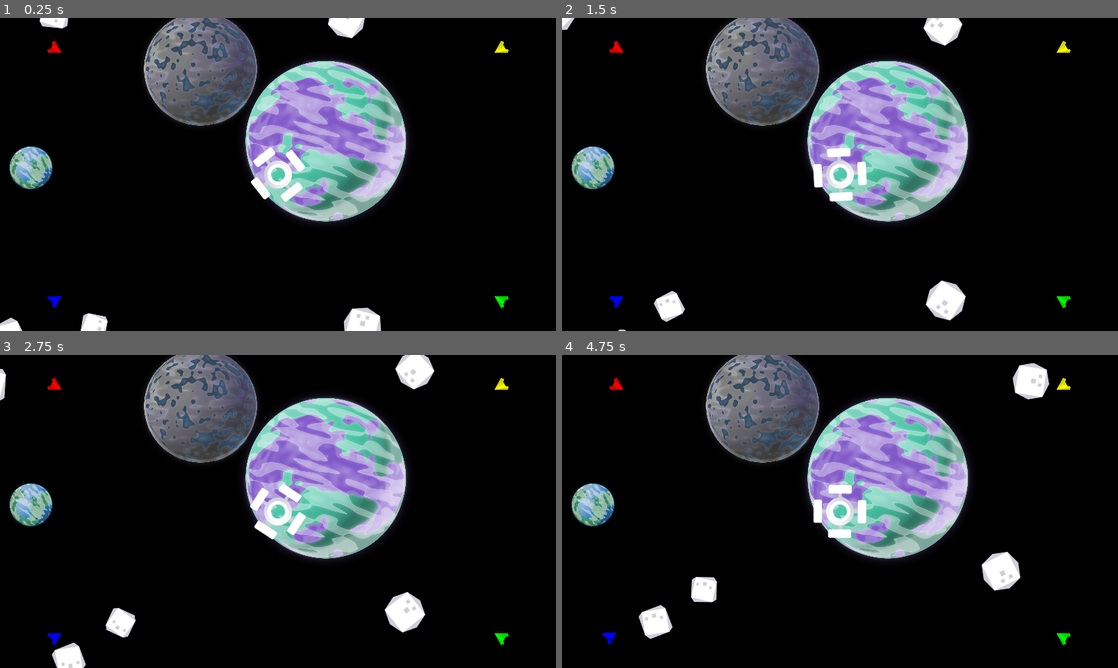
Above: before the commit, frames 1-4 (two rows, left to right).
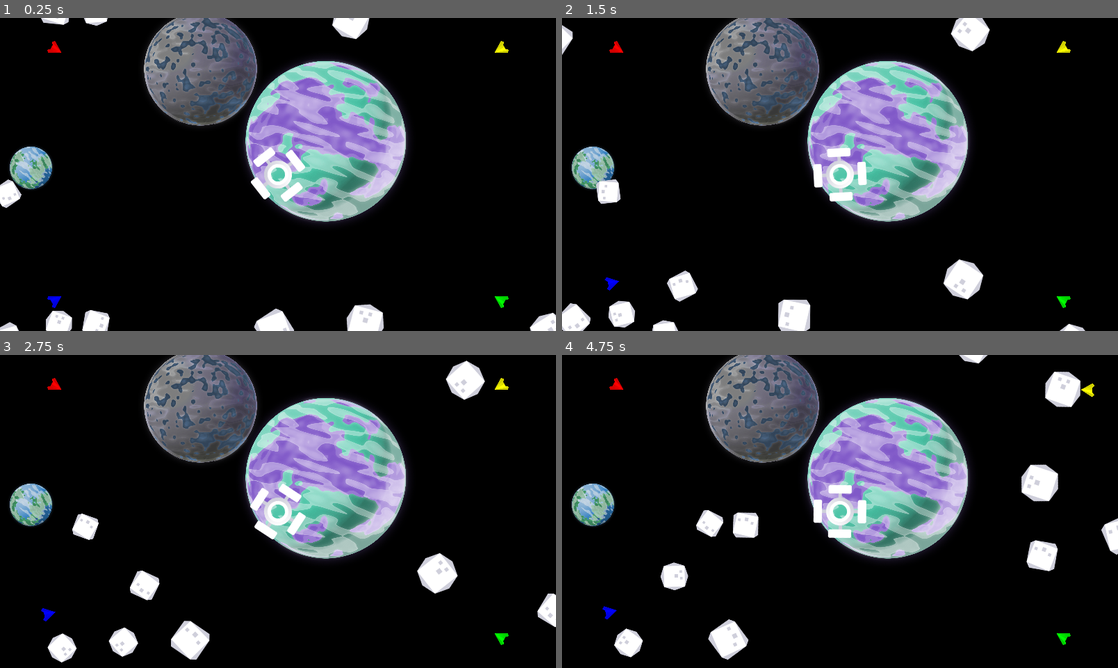
Above: after the commit, the same moments.

Repository: Teeohbee/CelestialMeadow
Game: Godot game, scene res://main.tscn
The game is run twice, just before and just after one commit, with the same random seed, the same clock (stepped at 60 frames per second) and the same inputs.
Inputs:
- Up to frame 1 (0.25 s): no input
- Up to frame 2 (1.5 s): no input
- Up to frame 3 (2.75 s): no input
- Up to frame 4 (4.75 s): no input

The runs differ from the first frame. In frame 1, 1.9% of the frame differs, in the area x 0-100%, y 0-100%; in frame 2, 4.8%; in frame 3, 5.2%; in frame 4, 6.2%, in the area x 7-100%, y 0-98%.

Commit message:
Adjust asteroid spawning and speed - Increased chance of faster asteroids - Increased number of starting asteroids - Asteroids respawn when fewer than 10 remain

Diff:
--- a/main.gd
+++ b/main.gd
@@ -5,12 +5,18 @@
 
 func _ready():
 	screensize = get_viewport().get_visible_rect().size
-	for i in 5:
+	for i in 10:
 		spawn_asteroid()
 
 func spawn_asteroid():
 	$AsteroidPath/AsteroidSpawn.progress = randi()
-	var velocity = Vector2.RIGHT.rotated(randf_range(0, TAU)) * randf_range(50, 125)
+	var velocity = Vector2.RIGHT.rotated(randf_range(0, TAU)) * randf_range(100, 200)
 	var asteroid = asteroid_scene.instantiate()
 	asteroid.start($AsteroidPath/AsteroidSpawn.position, velocity)
 	call_deferred("add_child", asteroid)
+
+func _on_asteroid_timer_timeout():
+	var asteroids = get_tree().get_nodes_in_group("asteroids")
+	if asteroids.size() < 10:
+		for i in 2:
+			spawn_asteroid()
--- a/main.tscn
+++ b/main.tscn
@@ -54,3 +54,9 @@
 
 [node name="SpaceStation" parent="." instance=ExtResource("6_vfkaa")]
 position = Vector2(960, 540)
+
+[node name="AsteroidTimer" type="Timer" parent="."]
+wait_time = 5.0
+autostart = true
+
+[connection signal="timeout" from="AsteroidTimer" to="." method="_on_asteroid_timer_timeout"]
